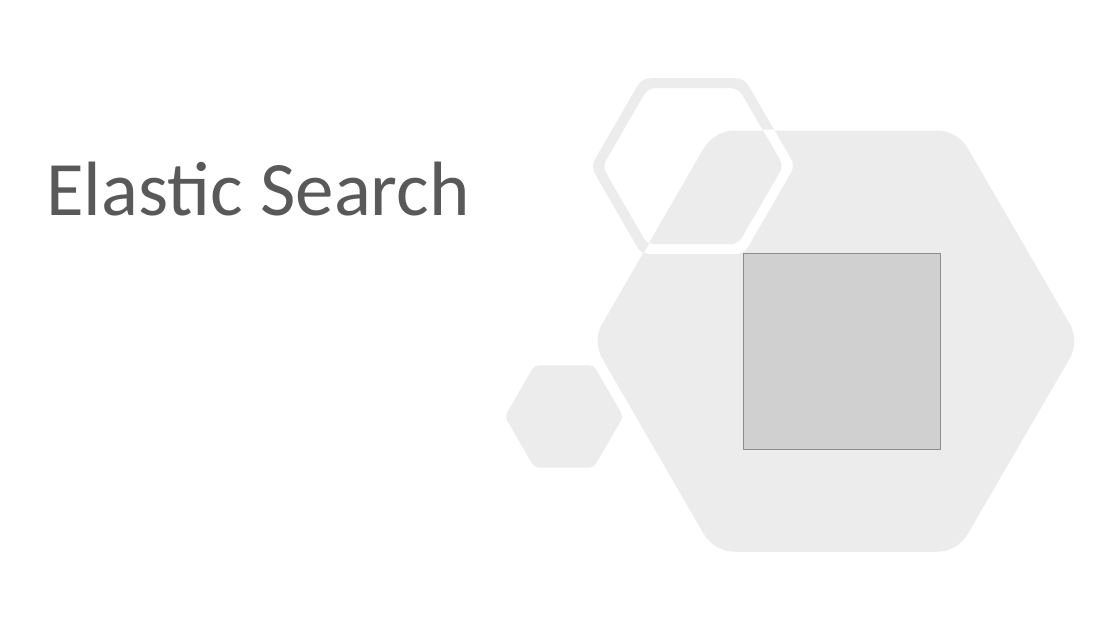
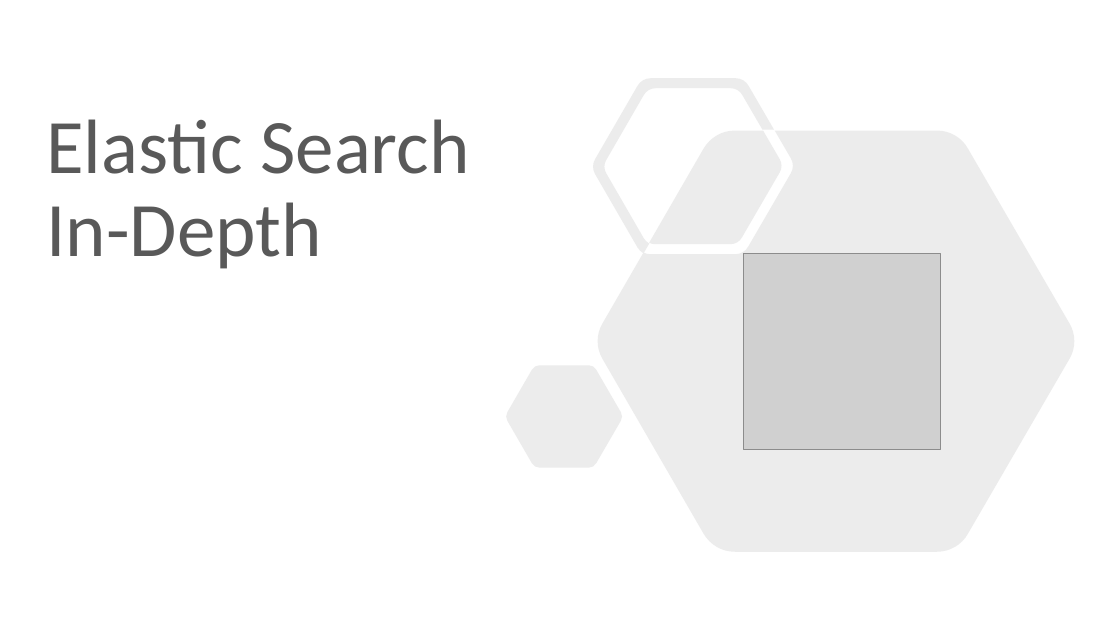
Before and after one commit to mafudge/ist769-old, a slide deck: slide 15 of content/J-Search/J-Search.pptx (slide 7 before the commit). Drawn at 1120x630 pixels with LibreOffice and Linux fonts; fonts in the diff are those of the drawing; grey boxes stand for pictures. Boxes give left, top, right and bottom in pixels: in the first picture for what was removed or moved away, otherwise in the second. Text is boxed around its words. In the diff, an @@ line names an element or a change of style, - is before the commit and + after.

Commit message:
completed Search ppt

```diff
--- a/content/J-Search/J-Search.pptx
+++ b/content/J-Search/J-Search.pptx
@@ title at <box>46,119,470,269</box>: text changed @@
-Elastic Search
+Elastic Search
+In-Depth
```
Also in this commit, not shown: 4 other slides changed, 17 slides added, 42 slides removed, 3 other files.
